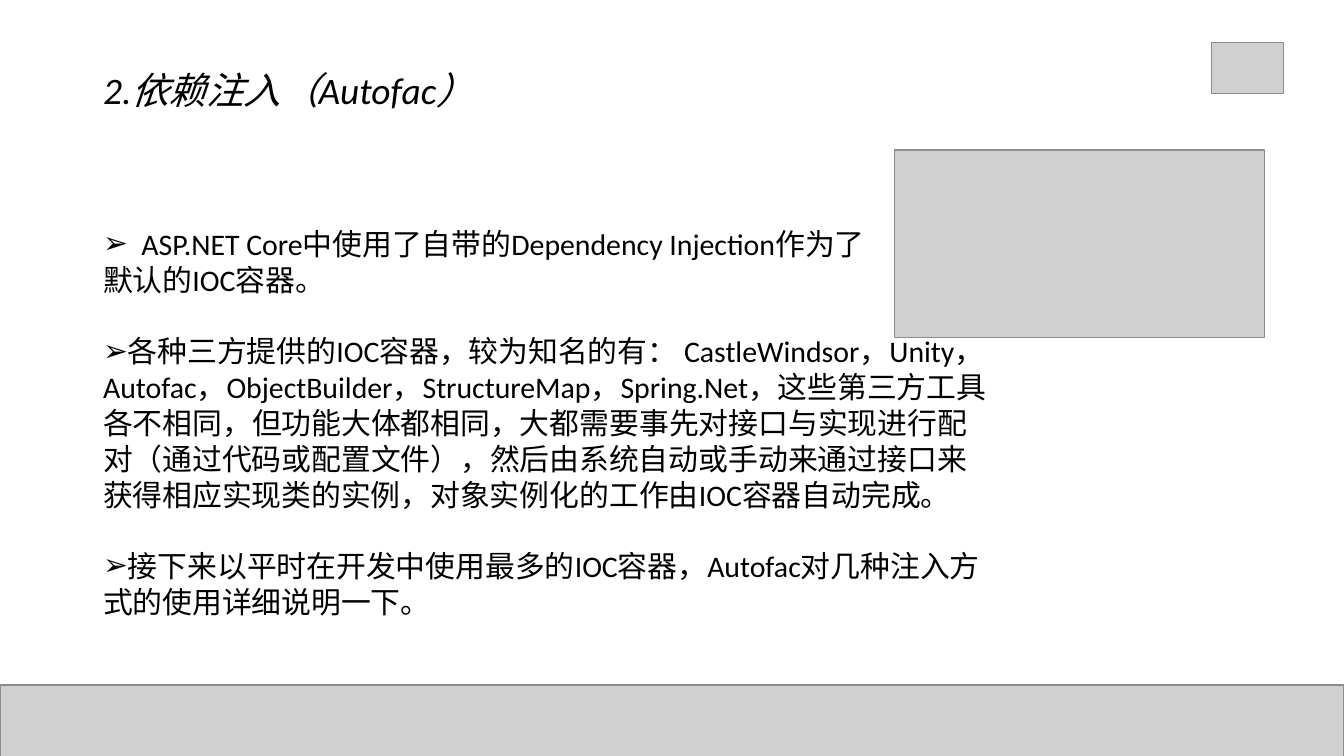
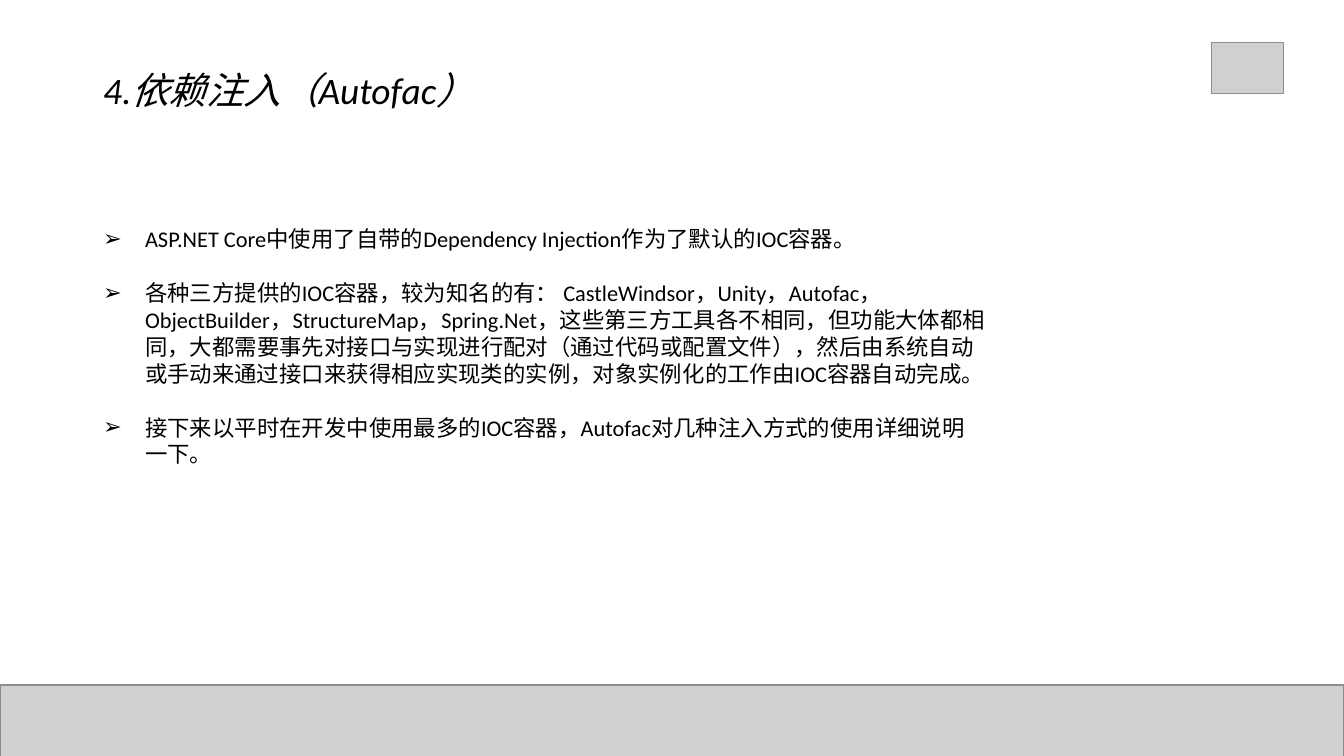
Before and after one commit to Mrchensama/DependenceInjection, a slide deck: slide 33 of 陈胡-依赖注入.pptx (slide 32 before the commit). Drawn at 1344x756 pixels with LibreOffice and Linux fonts; fonts in the diff are those of the drawing; grey boxes stand for pictures. Boxes give left, top, right and bottom in pixels: in the first picture for what was removed or moved away, otherwise in the second. Text is boxed around its words. In the diff, an @@ line names an element or a change of style, - is before the commit and + after.

```diff
--- a/陈胡-依赖注入.pptx
+++ b/陈胡-依赖注入.pptx
@@ text at bbox=[103, 72, 437, 109]: text changed @@
-2.依赖注入（Autofac）
+4.依赖注入（Autofac）
@@ picture removed at bbox=[894, 151, 1265, 339] @@
@@ text at bbox=[145, 229, 856, 251]: text changed; size 16 to 12 pt @@
-➢ ASP.NET Core中使用了自带的Dependency Injection作为了
-默认的IOC容器。
+➢ ASP.NET Core中使用了自带的Dependency Injection作为了默认的IOC容器。
@@ text at bbox=[145, 282, 985, 464]: size 16 to 12 pt in "各种三方提供的IOC容器，较为知名的有： CastleWindsor，Unity，Autofac，ObjectBuild ...", "接下来以平时在开发中使用最多的IOC容器，Autofac对几种注入方式的使用详细说明一下。"; indent changed @@
```
Also in this commit, not shown: 28 other slides changed, 4 slides added, 4 slides removed, 5 other files.
